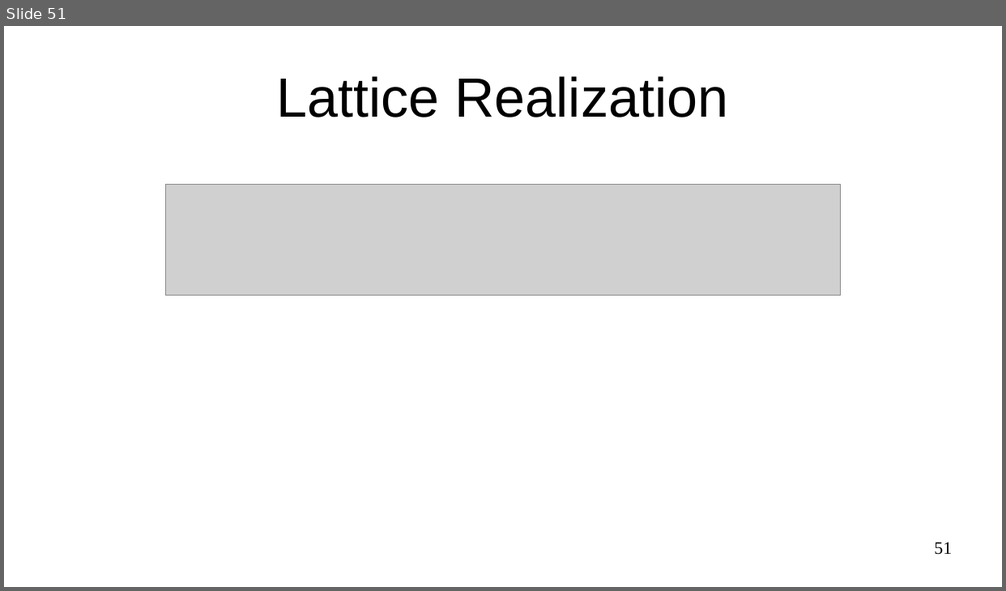
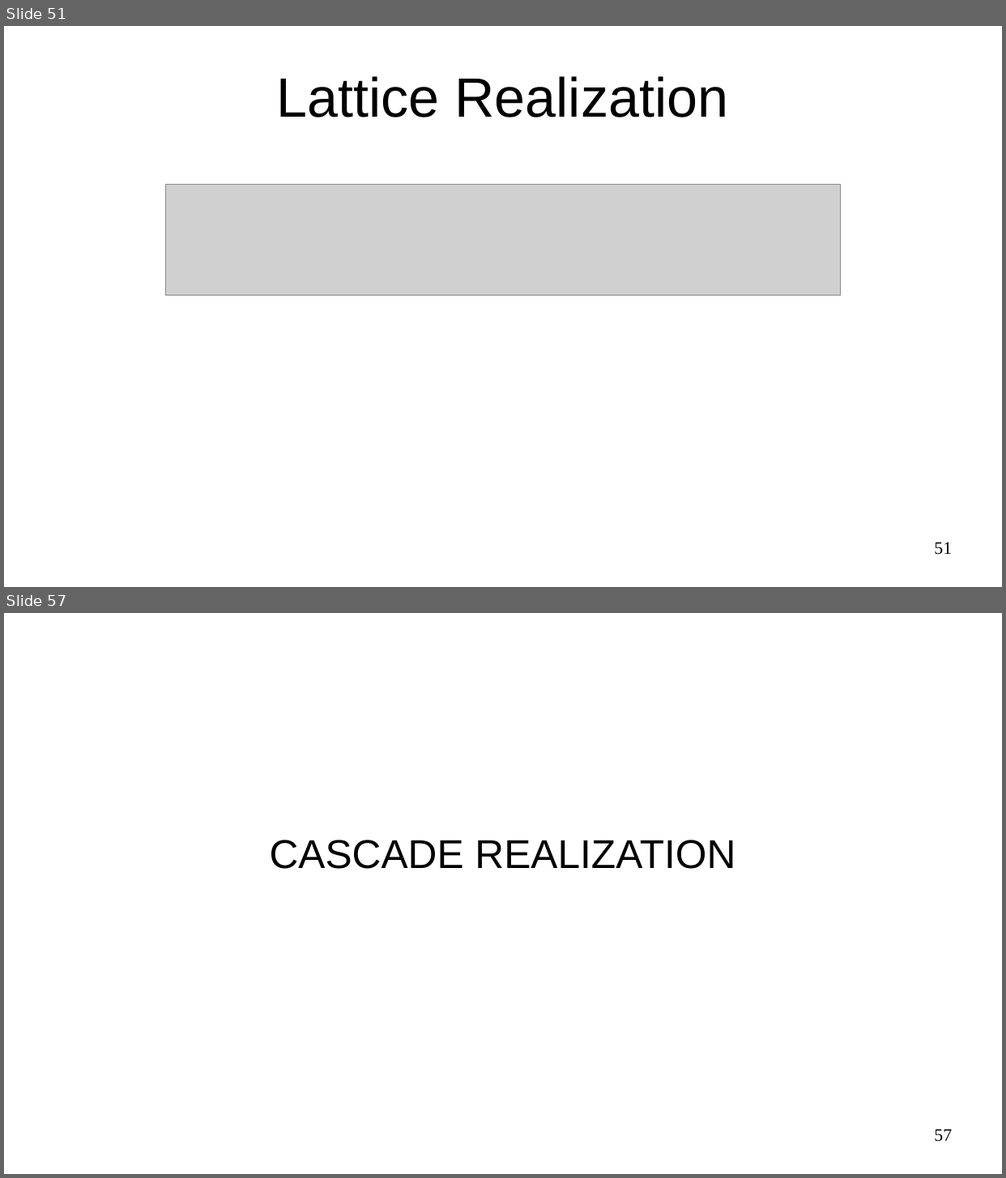
Before and after one commit to miftanurfarid/pengolahan_sinyal_digital, a slide deck: slide/2022/09.realization_of_digital_filters/09.realization_of_digital_filters.odp. Shown one above the other, each under a label of ours: slide 51 before the commit, slides 51 and 57 after it; the slides between them are not shown. The pictures are 1006x591 and 1006x1178 pixels, drawn with LibreOffice and Linux fonts; fonts in the diff are those of the drawing; grey boxes stand for pictures. Boxes give left, top, right and bottom in pixels: in the first picture for what was removed or moved away, otherwise in the second. Text is boxed around its words. In the diff, an @@ line names an element or a change of style, - is before the commit and + after.

```diff
--- a/slide/2022/09.realization_of_digital_filters/09.realization_of_digital_filters.odp
+++ b/slide/2022/09.realization_of_digital_filters/09.realization_of_digital_filters.odp
@@ slide 57 added at (4,613,1002,1174), background #FFFFFF @@
@@ subtitle added at (270,840,735,869), 32 pt, text #000000 @@
+CASCADE REALIZATION
@@ page number added at (934,1129,952,1142), 14 pt, text #000000 @@
+57
```
Also in this commit, not shown: 1 slide changed, 4 other slides added.
